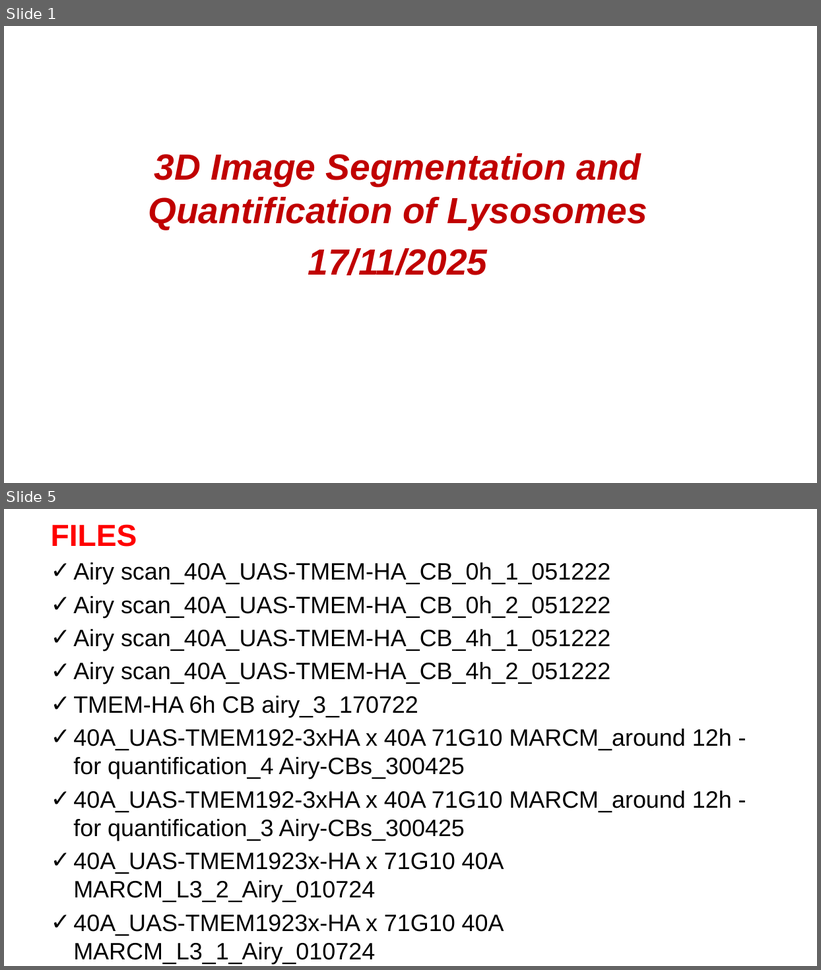
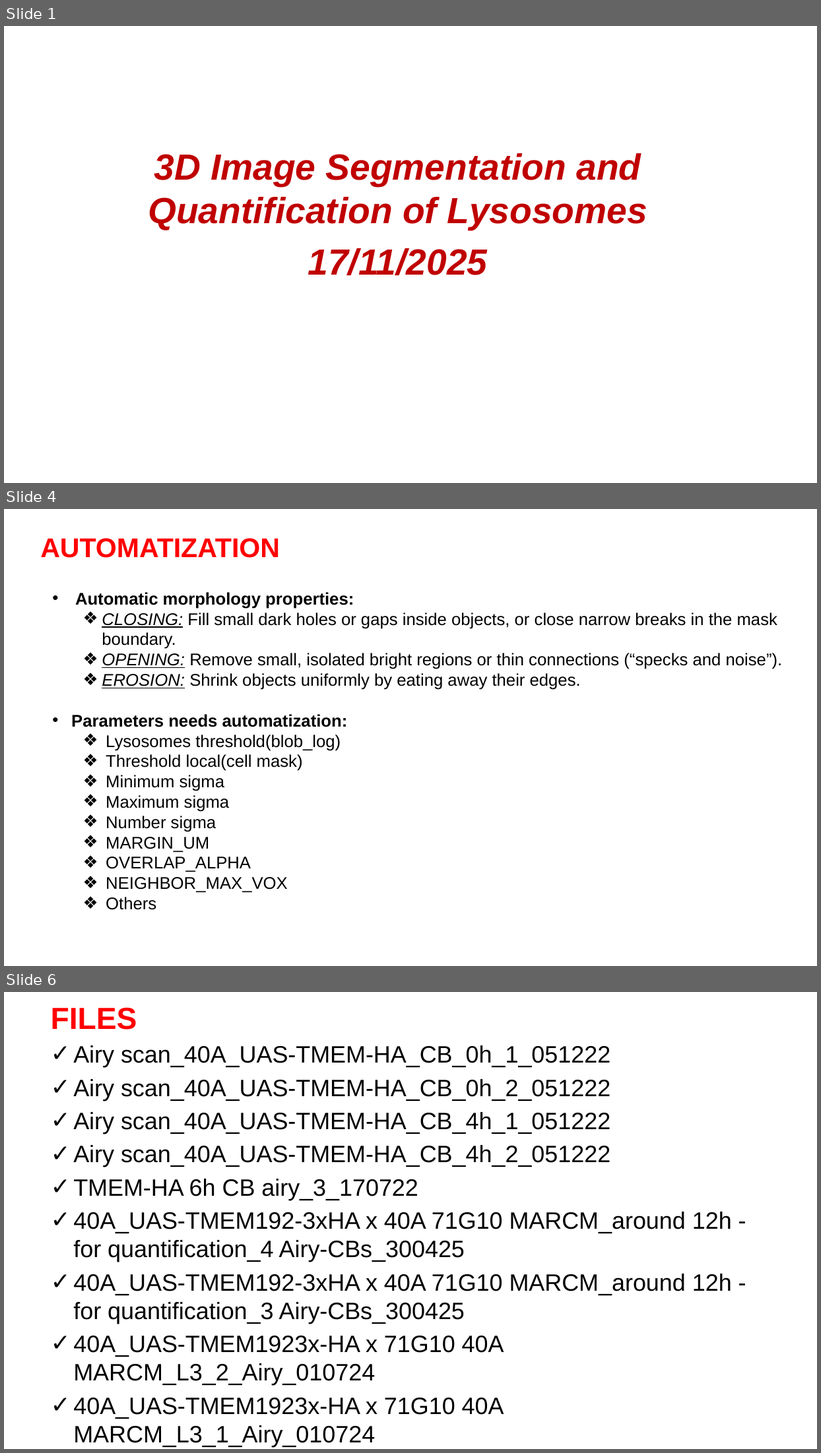
Before and after one commit to Nahuel88Ar/Lysosomes, a slide deck: meeting 17-11.pptx. Shown one above the other, each under a label of ours: slides 1 and 5 before the commit, slides 1, 4 and 6 after it; the slides between them are not shown. The pictures are 821x970 and 821x1453 pixels, drawn with LibreOffice and Linux fonts; fonts in the diff are those of the drawing; background and template pictures are left out. Boxes give left, top, right and bottom in pixels: in the first picture for what was removed or moved away, otherwise in the second. Text is boxed around its words. In the diff, an @@ line names an element or a change of style, - is before the commit and + after.

```diff
--- a/meeting 17-11.pptx
+++ b/meeting 17-11.pptx
@@ slide 4 added at bbox=[4, 509, 817, 966], background picture (left out) @@
@@ text added at bbox=[40, 538, 280, 558], 32 pt, text #FF0000, bold @@
+AUTOMATIZATION
@@ text added at bbox=[71, 592, 783, 910], 20 pt, text #000000 @@
+• Automatic morphology properties:
+  ❖ CLOSING: Fill small dark holes or gaps inside objects, or close narrow breaks in the mask boundary.
+  ❖ OPENING: Remove small, isolated bright regions or thin connections (“specks and noise”).
+  ❖ EROSION: Shrink objects uniformly by eating away their edges.
+• Parameters needs automatization:
+  ❖ Lysosomes threshold(blob_log)
+  ❖ Threshold local(cell mask)
+  ❖ Minimum sigma
+  ❖ Maximum sigma
+  ❖ Number sigma
+  ❖ MARGIN_UM
+  ❖ OVERLAP_ALPHA
+  ❖ NEIGHBOR_MAX_VOX
+  ❖ Others
@@ what was slide 5 is now slide 6 @@
```
Also in this commit, not shown: 15 slides changed, 12 slides removed, 1 other file.
